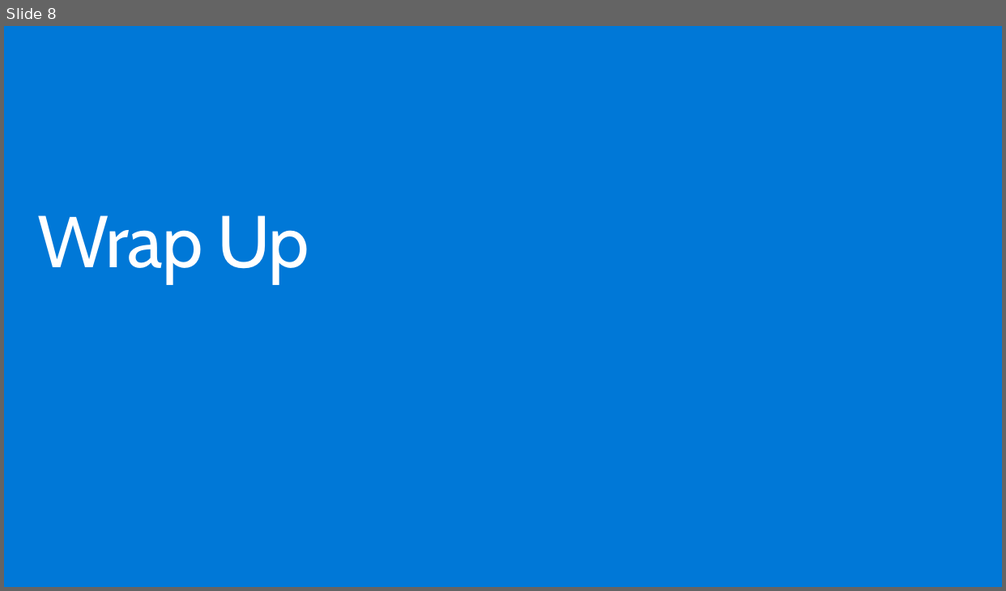
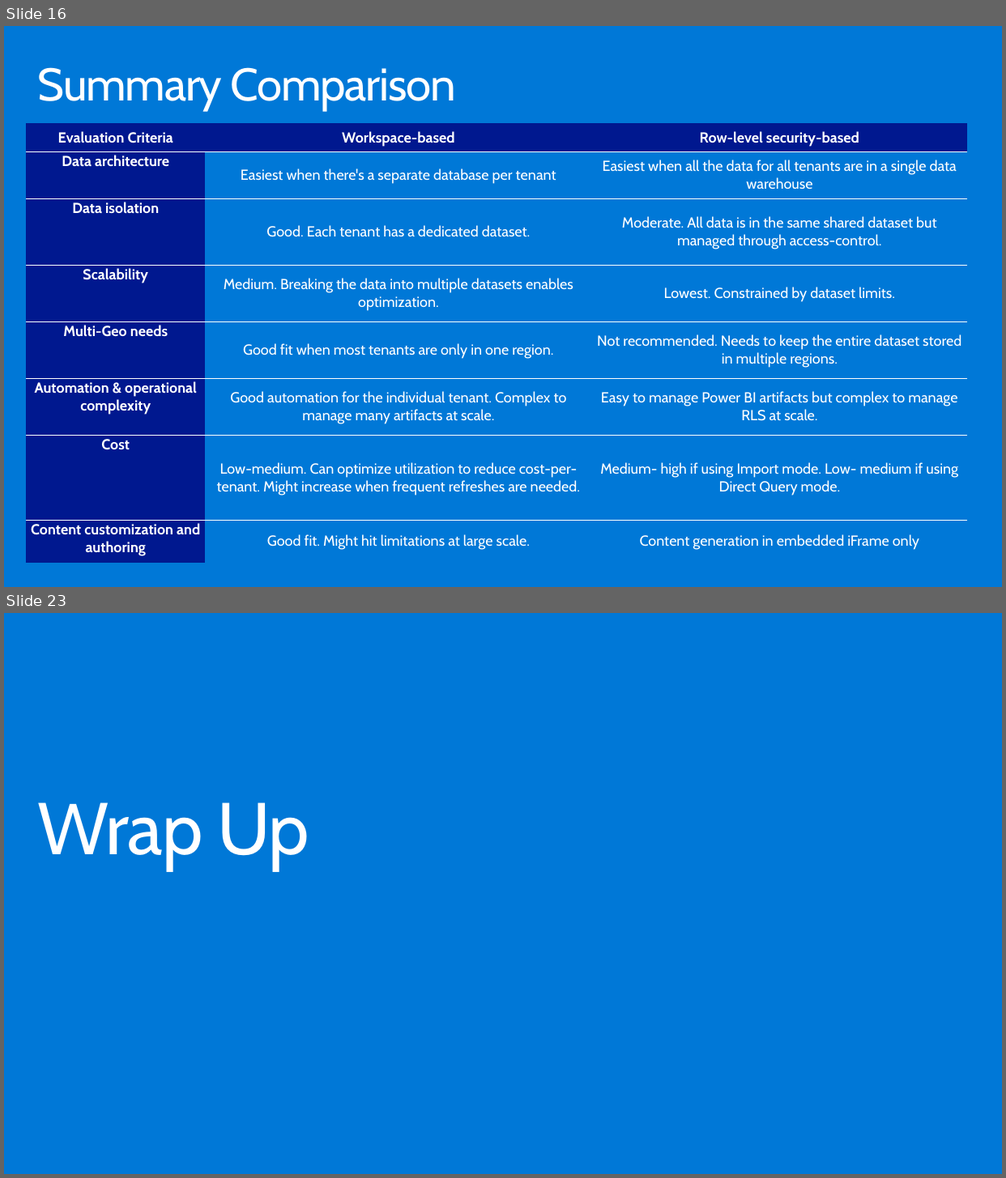
Before and after one commit to hnc198/AzurePowerBI, a slide deck: 4. Hands-on Modules/Architectural Designs/1. Architectural Designs.pptx. Shown one above the other, each under a label of ours: slide 8 before the commit, slides 16 and 23 after it; the slides between them are not shown. The pictures are 1006x591 and 1006x1178 pixels, drawn with LibreOffice and Linux fonts; fonts in the diff are those of the drawing. Boxes give left, top, right and bottom in pixels: in the first picture for what was removed or moved away, otherwise in the second. Text is boxed around its words. In the diff, an @@ line names an element or a change of style, - is before the commit and + after.

```diff
--- a/4. Hands-on Modules/Architectural Designs/1. Architectural Designs.pptx
+++ b/4. Hands-on Modules/Architectural Designs/1. Architectural Designs.pptx
@@ slide 16 added at (4, 26, 1002, 587), background #0078D7 @@
@@ title added at (38, 67, 456, 111), 44 pt, text #FFFFFF @@
+Summary Comparison
@@ table added at (26, 123, 967, 563), 8 rows, 3 columns @@
+Evaluation Criteria | Workspace-based | Row-level security-based
+Data architecture | Easiest when there's a separate database per tenant | Easiest when all the data for all tenants are in a single data warehouse
+Data isolation | Good. Each tenant has a dedicated dataset. | Moderate. All data is in the same shared dataset but managed through access-control.
+Scalability | Medium. Breaking the data into multiple datasets enables optimization. | Lowest. Constrained by dataset limits.
+Multi-Geo needs | Good fit when most tenants are only in one region. | Not recommended. Needs to keep the entire dataset stored in multiple regions.
+Automation & operational complexity | Good automation for the individual tenant. Complex to manage many artifacts at scale. | Easy to manage Power BI artifacts but complex to manage RLS at scale.
+Cost | Low-medium. Can optimize utilization to reduce cost-per-tenant. Might increase when frequent refreshes are needed. | Medium- high if using Import mode. Low- medium if using Direct Query mode.
+Content customization and authoring | Good fit. Might hit limitations at large scale. | Content generation in embedded iFrame only
@@ what was slide 8 is now slide 23 @@
```
Also in this commit, not shown: 4 slides changed, 14 other slides added, 4 other files.
